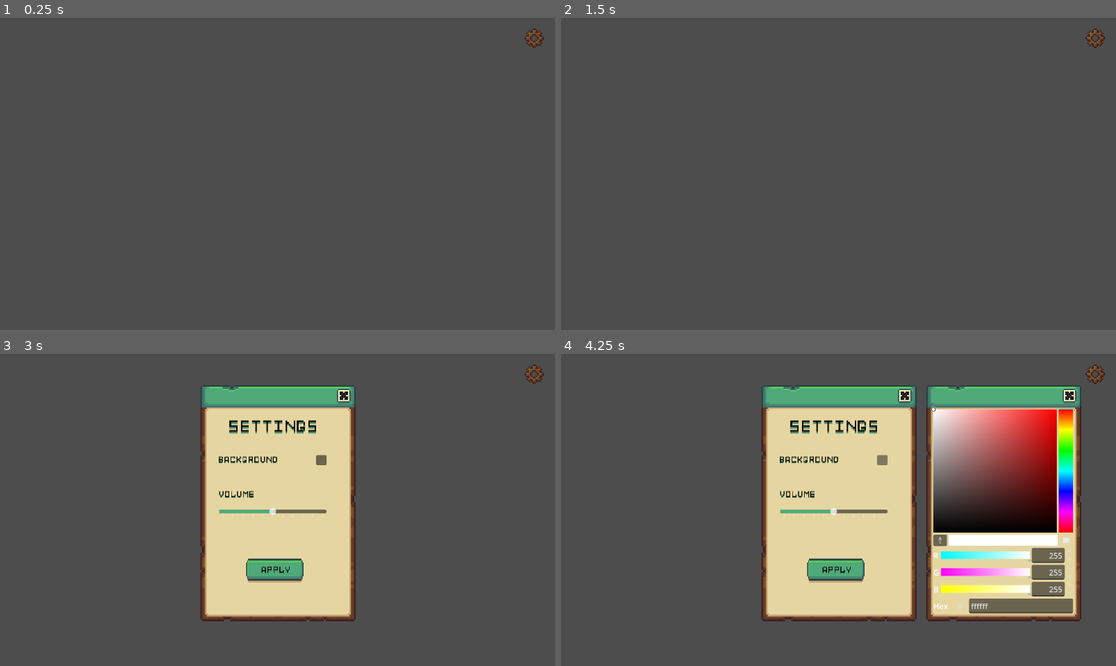
Above: before the commit, frames 1-4 (two rows, left to right).
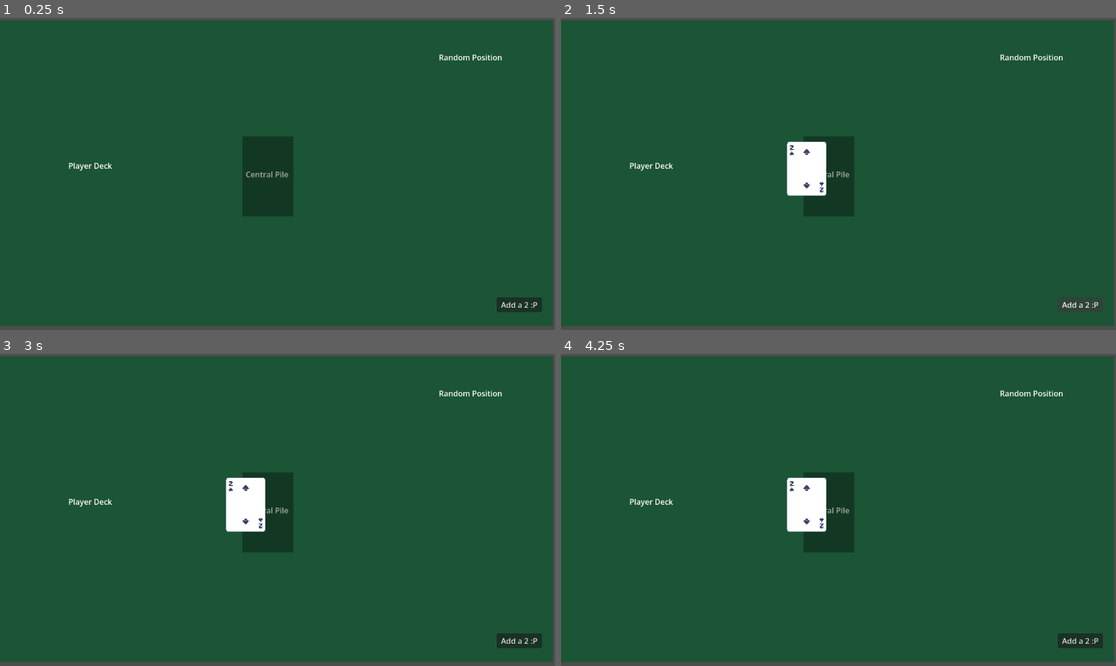
Above: after the commit, the same moments.

Repository: spicywheatbread/art-of-egyptian-war
Game: Godot game, scene res://Assets/Scenes/GameObjects/test.tscn
Same seed, same stepped clock (60 frames per second), same inputs: the game is played once before the commit and once after it. Before the commit the project starts from res://Assets/Scenes/GameObjects/settings.tscn.
Inputs (mouse positions are in pixels of both pictures, inside the frame that each line leads up to):
- Up to frame 1 (0.25 s): no input
- Up to frame 2 (1.5 s): click (1082, 305) at 0.5 s, where only the run after the commit has a clickable "Add a 2 :P"; click (1082, 305) at 1.25 s, where only the run after the commit has a clickable "Add a 2 :P"
- Up to frame 3 (3 s): click (521, 641) at 2 s, where only the run after the commit has a clickable "Add a 2 :P"; click (532, 372) at 2.77 s
- Up to frame 4 (4.25 s): click (882, 460) at 3.52 s

The runs differ from the first frame. In frame 1, 98% of the frame differs, in the area x 0-100%, y 0-99%; in frame 2, 98%; in frame 3, 97%; in frame 4, 97%.

Commit message:
Add settings to game scene

Diff:
--- a/Assets/Scenes/GameObjects/test.tscn
+++ b/Assets/Scenes/GameObjects/test.tscn
@@ -4,6 +4,7 @@
 [ext_resource type="Script" uid="uid://cvat275xsp4qw" path="res://Assets/Scripts/center_pile.gd" id="2_wg47v"]
 [ext_resource type="PackedScene" uid="uid://bixoatsoqg66h" path="res://Assets/Scenes/GameObjects/card.tscn" id="3_7og6b"]
 [ext_resource type="PackedScene" uid="uid://rg70vbowntkn" path="res://Assets/Scenes/GameObjects/player.tscn" id="3_u224g"]
+[ext_resource type="PackedScene" uid="uid://llyeweeqjoc5" path="res://Assets/Scenes/GameObjects/settings.tscn" id="5_jxrll"]
 
 [sub_resource type="Gradient" id="Gradient_jxrll"]
 offsets = PackedFloat32Array(0.089201875)
@@ -71,5 +72,9 @@
 [node name="Test Player" parent="Players" unique_id=1284586332 instance=ExtResource("3_u224g")]
 position = Vector2(189, 308)
 
+[node name="Settings" parent="." unique_id=671792383 instance=ExtResource("5_jxrll")]
+visible = false
+
 [connection signal="pressed" from="Reset Button" to="Center Pile" method="_on_two_button_pressed"]
 [connection signal="input_event" from="Center Pile/Area2D" to="." method="_on_center_input_event"]
+[connection signal="settings_changed" from="Settings" to="." method="_on_settings_changed"]
--- a/Assets/Scripts/main_game.gd
+++ b/Assets/Scripts/main_game.gd
@@ -84,3 +84,13 @@
 func _on_start_game_pressed() -> void:
 	NetworkClient.start_game()
 	$"Start Game".visible = false
+
+
+func _on_settings_changed(color: Color, volume: int) -> void:
+	# Set color
+	var tex = $Background.texture as GradientTexture2D
+	var gradient = tex.gradient
+	gradient.set_color(0, color)
+	gradient.set_color(1, color)
+
+	# Set volume
--- a/project.godot
+++ b/project.godot
@@ -11,7 +11,7 @@
 [application]
 
 config/name="EgyptianWar"
-run/main_scene="uid://llyeweeqjoc5"
+run/main_scene="uid://cvm5e3rsawxhi"
 config/features=PackedStringArray("4.6", "Forward Plus")
 config/icon="res://Assets/Images/icon.svg"
 
